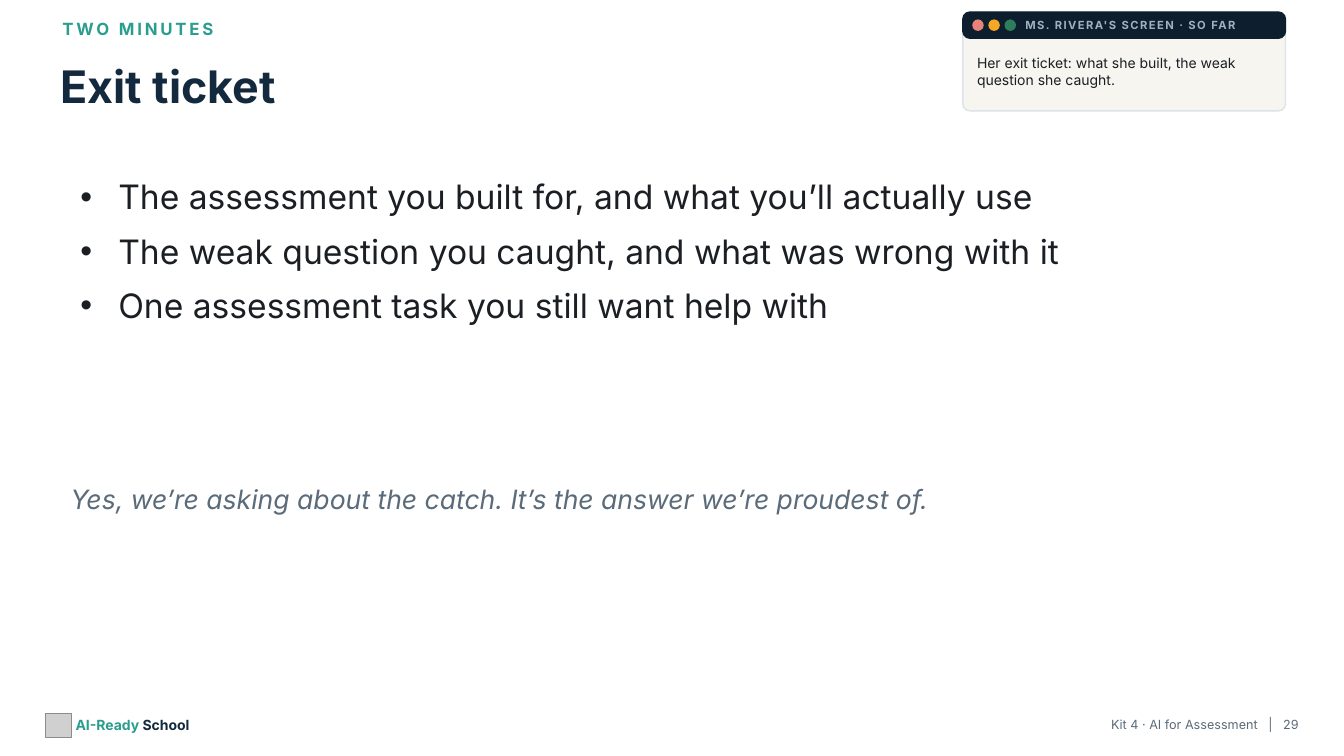
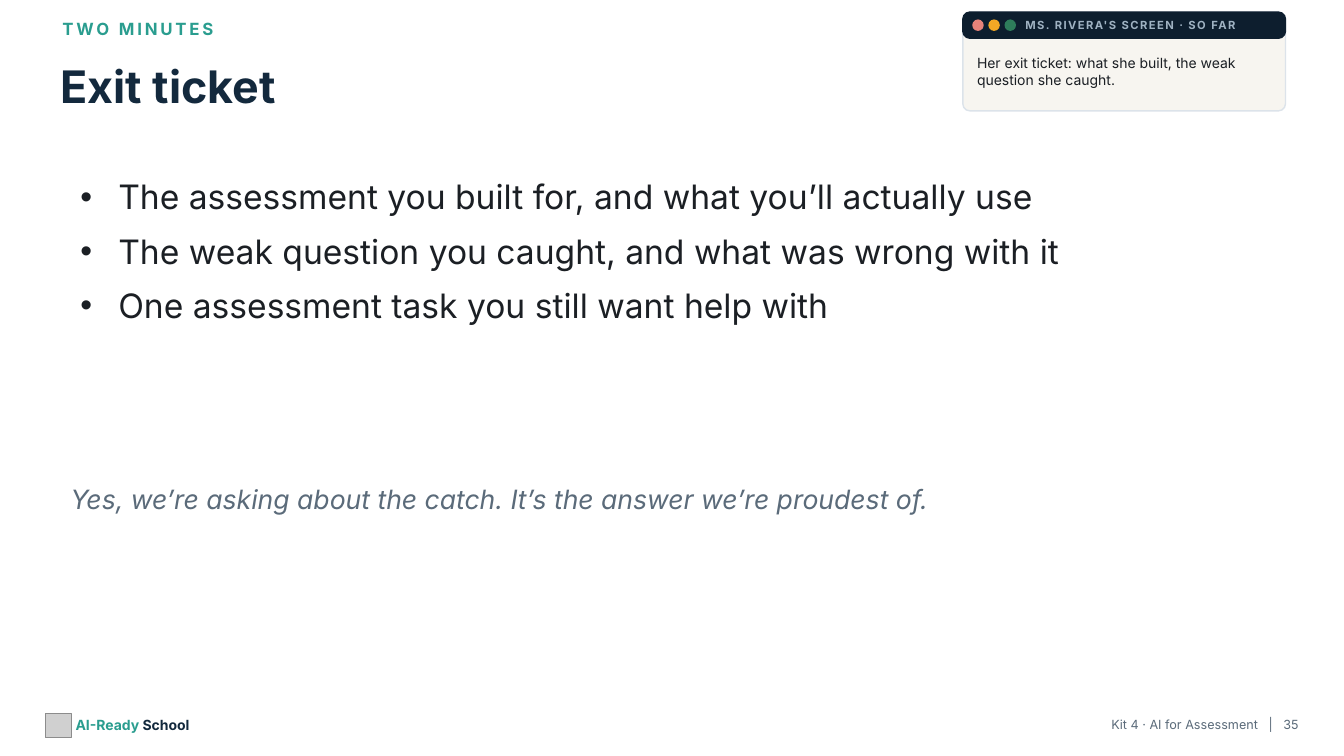
Before and after one commit to aspinozzi1/Ai-School-Ready, a slide deck: slide 35 of kits/kit04/Kit04_PresentationDeck.pptx (slide 29 before the commit). Drawn at 1344x756 pixels with LibreOffice and Linux fonts; fonts in the diff are those of the drawing; grey boxes stand for pictures. Boxes give left, top, right and bottom in pixels: in the first picture for what was removed or moved away, otherwise in the second. Text is boxed around its words. In the diff, an @@ line names an element or a change of style, - is before the commit and + after.

```diff
--- a/kits/kit04/Kit04_PresentationDeck.pptx
+++ b/kits/kit04/Kit04_PresentationDeck.pptx
@@ text at [1111, 719, 1298, 729]: text changed @@
-Kit 4 · AI for Assessment | 29
+Kit 4 · AI for Assessment | 35
```
Also in this commit, not shown: 13 other slides changed, 6 slides added, 7 other files.
